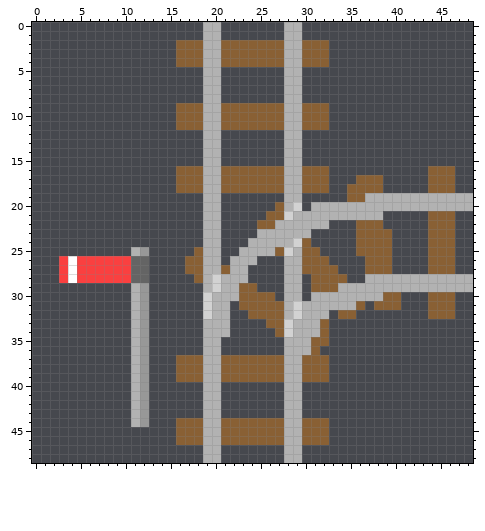
Pixel-art sprite, stored at 30 Rails App/public/images/6a.png. The picture above is the old version.
The file is 49x49 pixels.
The same view after the edit:
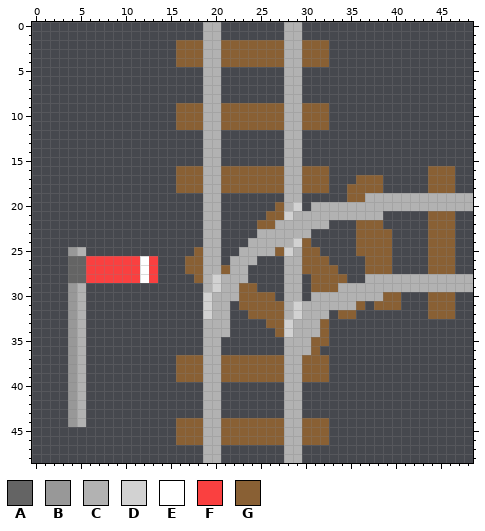
Palette (. is transparent): A #646464  B #989898  C #b2b2b2  D #d2d2d2  E #ffffff  F #fa4040  G #896034
Edits made:
@@ x 1..15 @@
 24 ...............
-25 ..........CB...
-26 ..FEFFFFFFAA...
-27 ..FEFFFFFFAA...
-28 ..FEFFFFFFAA...
-29 ..........CB...
-30 ..........CB...
-31 ..........CB...
-32 ..........CB...
-33 ..........CB...
-34 ..........CB...
-35 ..........CB...
-36 ..........CB...
-37 ..........CB...
-38 ..........CB...
-39 ..........CB...
-40 ..........CB...
-41 ..........CB...
-42 ..........CB...
-43 ..........CB...
-44 ..........CB...
+25 ...BC..........
+26 ...AAFFFFFFEF..
+27 ...AAFFFFFFEF..
+28 ...AAFFFFFFEF..
+29 ...BC..........
+30 ...BC..........
+31 ...BC..........
+32 ...BC..........
+33 ...BC..........
+34 ...BC..........
+35 ...BC..........
+36 ...BC..........
+37 ...BC..........
+38 ...BC..........
+39 ...BC..........
+40 ...BC..........
+41 ...BC..........
+42 ...BC..........
+43 ...BC..........
+44 ...BC..........
 45 ...............
Pixel boxes of the changes (left, top, right, bottom) in both pictures:
changed: (59, 247, 86, 427)
changed: (131, 247, 158, 427)
